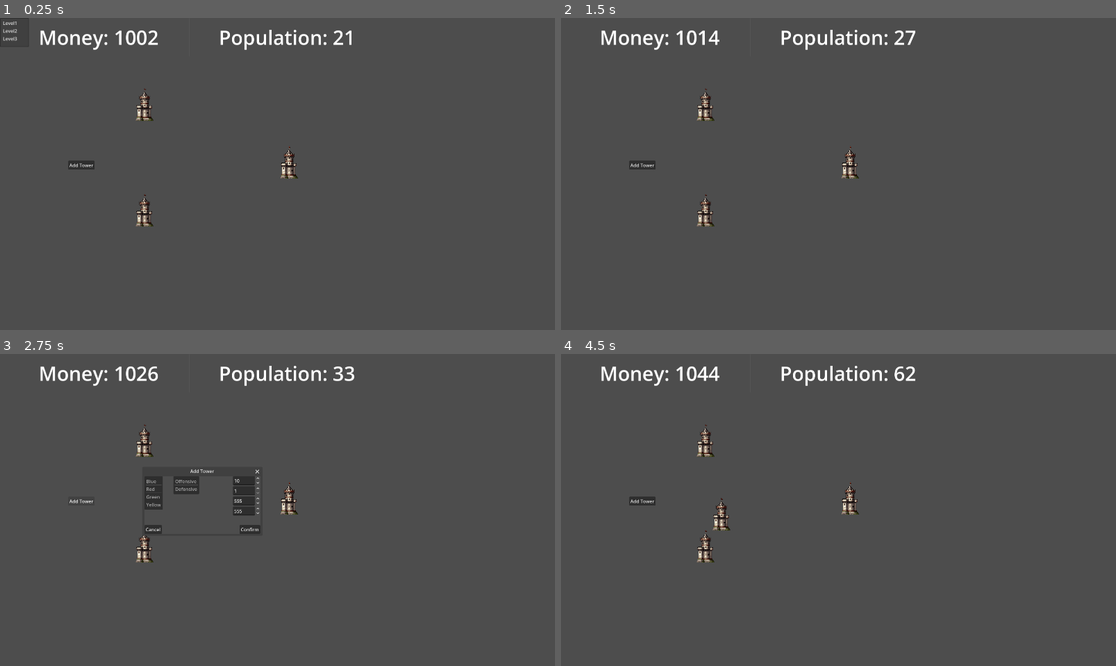
Above: before the commit, frames 1-4 (two rows, left to right).
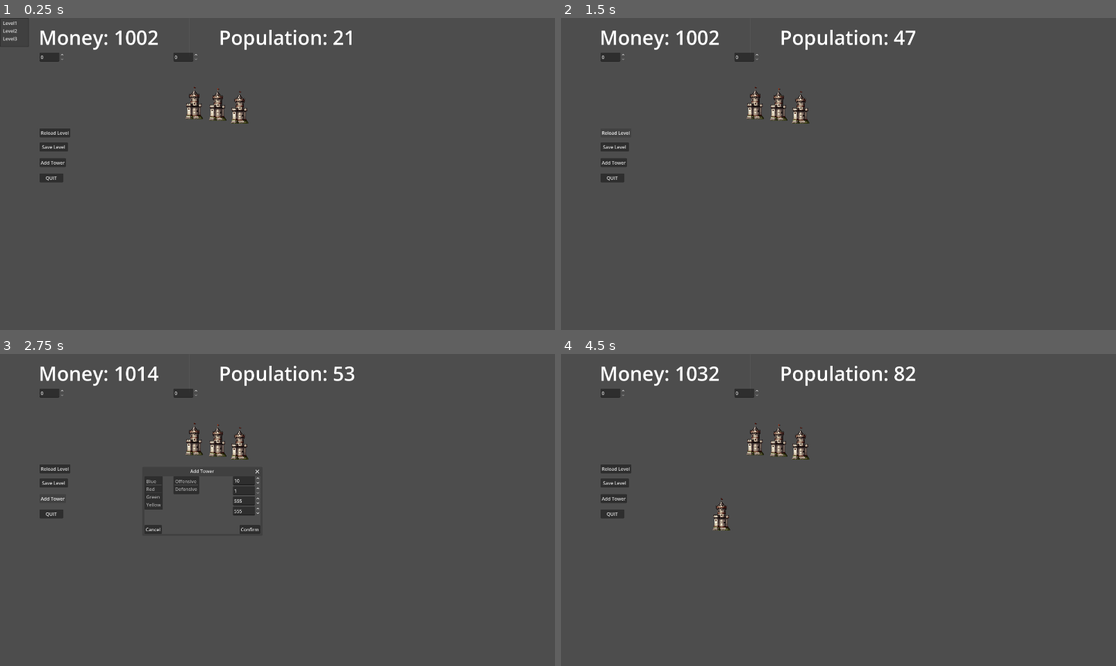
Above: after the commit, the same moments.

Repository: TLS15/FIRSTHIT
Game: Godot game, scene res://LevelMaker/level_tester.tscn
Same seed, same stepped clock (60 frames per second), same inputs: the game is played once before the commit and once after it. This scene is started directly instead of the project's main scene.
Inputs (mouse positions are in pixels of both pictures, inside the frame that each line leads up to):
- Up to frame 1 (0.25 s): no input
- Up to frame 2 (1.5 s): click (616, 145) at 0.5 s, where only the run after the commit has a clickable "Save Level"; click (616, 133) at 1.25 s, where only the run after the commit has a clickable "Reload Level"
- Up to frame 3 (2.75 s): click "Add Tower" at 2 s
- Up to frame 4 (4.5 s): click "Confirm" at 2.75 s; click "Add Tower" at 3.5 s; click "Confirm" at 4.25 s

The runs differ from the first frame. In frame 1, 1.9% of the frame differs, in the area x 7-54%, y 11-67%; in frame 2, 1.9%; in frame 3, 1.8%; in frame 4, 2.0%, in the area x 7-62%, y 4-67%.

Commit message:
Level reloading and saving

Diff:
--- /dev/null
+++ b/CustomLevelData/data.tres
@@ -0,0 +1,32 @@
+[gd_resource type="Resource" script_class="LevelResource" format=3 uid="uid://4vd6eidg7j7b"]
+
+[ext_resource type="Script" uid="uid://ji335qpbwph3" path="res://Resources/LevelResource.gd" id="1_m5s48"]
+[ext_resource type="Script" uid="uid://bhbikuqcdsttw" path="res://Resources/TowerResource.gd" id="2_4v0mf"]
+
+[sub_resource type="Resource" id="Resource_44q56"]
+script = ExtResource("2_4v0mf")
+type = 1
+location = Vector2(672, 294)
+level = 1
+occupants = 10
+metadata/_custom_type_script = "uid://bhbikuqcdsttw"
+
+[sub_resource type="Resource" id="Resource_1vilc"]
+script = ExtResource("2_4v0mf")
+location = Vector2(829, 309)
+level = 1
+occupants = 10
+metadata/_custom_type_script = "uid://bhbikuqcdsttw"
+
+[sub_resource type="Resource" id="Resource_ejs3y"]
+script = ExtResource("2_4v0mf")
+type = 1
+location = Vector2(753, 299)
+metadata/_custom_type_script = "uid://bhbikuqcdsttw"
+
+[resource]
+script = ExtResource("1_m5s48")
+level_index = 1
+towers = Array[ExtResource("2_4v0mf")]([SubResource("Resource_44q56"), SubResource("Resource_1vilc"), SubResource("Resource_ejs3y")])
+starting_money = 1000.0
+metadata/_custom_type_script = "uid://ji335qpbwph3"
--- a/LevelMaker/add_tower.gd
+++ b/LevelMaker/add_tower.gd
@@ -46,3 +46,7 @@
 
 func _on_tower_type_item_selected(index: int) -> void:
 	towerType = $Window/TowerType.get_item_text(index)
+
+
+func _on_window_close_requested() -> void:
+	$Window.hide()
--- a/LevelMaker/level_tester.gd
+++ b/LevelMaker/level_tester.gd
@@ -1,4 +1,4 @@
-extends Node2D
+extends Node2D # Make levels saveable as resource
 
 const TICK_TIME := 1.0 / 5.0
 var tick_accumulator := 0.0
@@ -11,6 +11,7 @@
 @export var money: float = 0
 @export var population: int
 @export var level: LevelResource
+
 
 func _ready() -> void:
 	load_level(level)
@@ -37,14 +38,18 @@
 	return 1
 
 func load_level(level: LevelResource):
+
 	money = level.starting_money
+
+	for child in $Towers.get_children():
+		child.queue_free()
 
 	for tower in level.towers:
 		load_tower(tower)
 
 func load_tower(tower: TowerResource):
 		var instance = load("res://Scenes/castle.tscn").instantiate()
-		add_child(instance)
+		$Towers.add_child(instance)
 		instance.assign_resource(tower)
 		instance.tower_id = towers_assigned
 		towers_assigned += 1
@@ -69,6 +74,8 @@
 			tower_key_value.append(id)
 		id_awaiting_connection = -1
 
+
+
 func check_win_condition() -> bool:
 	# Conquered all towers
 	var fulfilled = true
@@ -90,3 +97,15 @@
 
 func _on_add_tower_tower_configured(towerData: TowerResource) -> void:
 	load_tower(towerData)
+
+
+func _on_save_level_pressed() -> void: # Cant save to res
+	ResourceSaver.save(level, "res://CustomLevelData/data.tres")
+
+
+func _on_quit_pressed() -> void:
+	get_tree().quit()
+
+
+func reload_level() -> void:
+	load_level(level)
--- a/LevelMaker/level_tester.tscn
+++ b/LevelMaker/level_tester.tscn
@@ -1,7 +1,7 @@
 [gd_scene format=3 uid="uid://dl8kgdtwom0bn"]
 
 [ext_resource type="Script" uid="uid://cwokam4ps8oee" path="res://LevelMaker/level_tester.gd" id="1_n5pd5"]
-[ext_resource type="Resource" uid="uid://d1skbuyfisbjr" path="res://LevelData/Level1.tres" id="2_t3f06"]
+[ext_resource type="Resource" uid="uid://4vd6eidg7j7b" path="res://CustomLevelData/data.tres" id="2_yopi2"]
 [ext_resource type="Script" uid="uid://djnsk3b14e0mk" path="res://Scripts/select_level.gd" id="3_ctvhw"]
 [ext_resource type="Script" uid="uid://c5jaxjxxwhi61" path="res://LevelMaker/add_tower.gd" id="4_yopi2"]
 
@@ -14,7 +14,7 @@
 [node name="LevelTester" type="Node2D" unique_id=837912548]
 process_mode = 3
 script = ExtResource("1_n5pd5")
-level = ExtResource("2_t3f06")
+level = ExtResource("2_yopi2")
 
 [node name="UIMaster" type="Control" parent="." unique_id=6579418]
 layout_mode = 3
@@ -22,6 +22,14 @@
 offset_right = 43.0
 offset_bottom = 59.0
 mouse_filter = 2
+
+[node name="Quit" type="Button" parent="UIMaster" unique_id=409290020]
+layout_mode = 0
+offset_left = 137.0
+offset_top = 538.0
+offset_right = 219.0
+offset_bottom = 569.0
+text = "QUIT"
 
 [node name="MainMenu" type="Control" parent="UIMaster" unique_id=207771457]
 visible = false
@@ -46,6 +54,7 @@
 alignment = 1
 
 [node name="Levels" type="MenuBar" parent="UIMaster/MainMenu/VBoxContainer" unique_id=1695322509]
+visible = false
 layout_mode = 2
 
 [node name="SelectLevel" type="PopupMenu" parent="UIMaster/MainMenu/VBoxContainer/Levels" unique_id=1233229516]
@@ -56,12 +65,9 @@
 script = ExtResource("3_ctvhw")
 
 [node name="Settings" type="Button" parent="UIMaster/MainMenu/VBoxContainer" unique_id=1637007774]
+visible = false
 layout_mode = 2
 text = "SETTINGS"
-
-[node name="Quit" type="Button" parent="UIMaster/MainMenu/VBoxContainer" unique_id=409290020]
-layout_mode = 2
-text = "QUIT"
 
 [node name="UILevel" type="Control" parent="UIMaster" unique_id=988945793]
 anchors_preset = 0
@@ -92,16 +98,16 @@
 
 [node name="AddTower" type="Control" parent="UIMaster" unique_id=336654464]
 anchors_preset = 0
-offset_right = 40.0
-offset_bottom = 40.0
+offset_right = 28.0
+offset_bottom = 26.0
 script = ExtResource("4_yopi2")
 
 [node name="Add" type="Button" parent="UIMaster/AddTower" unique_id=971616716]
 layout_mode = 0
-offset_left = 236.0
-offset_top = 494.0
-offset_right = 308.0
-offset_bottom = 508.0
+offset_left = 137.0
+offset_top = 485.0
+offset_right = 228.0
+offset_bottom = 516.0
 text = "Add Tower"
 
 [node name="Window" type="Window" parent="UIMaster/AddTower" unique_id=993051646]
@@ -191,11 +197,52 @@
 value = 555.0
 custom_arrow_step = 10.0
 
+[node name="Population" type="SpinBox" parent="UIMaster" unique_id=562406730]
+layout_mode = 0
+offset_left = 600.0
+offset_top = 120.0
+offset_right = 686.5
+offset_bottom = 151.0
+custom_arrow_step = 5.0
+
+[node name="StartingMoney" type="SpinBox" parent="UIMaster" unique_id=114921562]
+layout_mode = 0
+offset_left = 137.0
+offset_top = 120.0
+offset_right = 223.5
+offset_bottom = 151.0
+max_value = 1000.0
+custom_arrow_step = 10.0
+
+[node name="SaveLevel" type="Button" parent="UIMaster" unique_id=264842661]
+layout_mode = 0
+offset_left = 137.0
+offset_top = 431.0
+offset_right = 235.0
+offset_bottom = 462.0
+text = "Save Level"
+
+[node name="ReloadLevel" type="Button" parent="UIMaster" unique_id=706861366]
+layout_mode = 0
+offset_left = 137.0
+offset_top = 382.0
+offset_right = 243.0
+offset_bottom = 413.0
+text = "Reload Level"
+
+[node name="Towers" type="Node2D" parent="." unique_id=750227807]
+
+[node name="Node2D" type="Node2D" parent="Towers" unique_id=1406181593]
+
 [connection signal="editor_state_changed" from="." to="." method="_on_editor_state_changed"]
 [connection signal="property_list_changed" from="." to="." method="_on_property_list_changed"]
+[connection signal="pressed" from="UIMaster/Quit" to="." method="_on_quit_pressed"]
 [connection signal="tower_configured" from="UIMaster/AddTower" to="." method="_on_add_tower_tower_configured"]
 [connection signal="pressed" from="UIMaster/AddTower/Add" to="UIMaster/AddTower" method="_on_add_pressed"]
+[connection signal="close_requested" from="UIMaster/AddTower/Window" to="UIMaster/AddTower" method="_on_window_close_requested"]
 [connection signal="pressed" from="UIMaster/AddTower/Window/Confirm" to="UIMaster/AddTower" method="_on_confirm_pressed"]
 [connection signal="pressed" from="UIMaster/AddTower/Window/Close" to="UIMaster/AddTower" method="_on_close_pressed"]
 [connection signal="item_selected" from="UIMaster/AddTower/Window/Teams" to="UIMaster/AddTower" method="_on_teams_item_selected"]
 [connection signal="item_selected" from="UIMaster/AddTower/Window/TowerType" to="UIMaster/AddTower" method="_on_tower_type_item_selected"]
+[connection signal="pressed" from="UIMaster/SaveLevel" to="." method="_on_save_level_pressed"]
+[connection signal="pressed" from="UIMaster/ReloadLevel" to="." method="reload_level"]
--- a/Resources/control.tscn
+++ /dev/null
@@ -1,14 +0,0 @@
-[gd_scene format=3 uid="uid://brfividnmgur4"]
-
-[node name="Control" type="Control" unique_id=1393242270]
-layout_mode = 3
-anchors_preset = 15
-anchor_right = 1.0
-anchor_bottom = 1.0
-grow_horizontal = 2
-grow_vertical = 2
-
-[node name="Button" type="Button" parent="." unique_id=493293734]
-layout_mode = 0
-offset_right = 163.0
-offset_bottom = 59.0
--- a/Scripts/castle.gd
+++ b/Scripts/castle.gd
@@ -1,12 +1,21 @@
 extends Node2D
+
 @export var tower_id: int
 @export var tower_data: TowerResource
 @export var occupants: int
 @export var available_connections: int = 50
 @export var affiliation: TowerResource.Players
 var connections: Array[int]
+var dragging := false
 
 signal press_received(tower_id)
+
+func _process(delta):
+	if dragging:
+		tower_data.location = get_global_mouse_position()
+		global_position = tower_data.location # This keeps them synced
+
+
 
 func assign_resource(resource: TowerResource):
 	tower_data = resource
@@ -17,6 +26,9 @@
 
 
 func _on_area_2d_input_event(viewport: Node, event: InputEvent, shape_idx: int) -> void:
-	if event.is_pressed():
-		#print("is pressed")
+	if event is InputEventMouseButton and event.button_index == MOUSE_BUTTON_LEFT and event.is_pressed():
+		print("is pressed")
 		emit_signal("press_received", tower_id)
+
+	if event is InputEventMouseButton and event.button_index == MOUSE_BUTTON_RIGHT:
+		dragging = event.pressed
